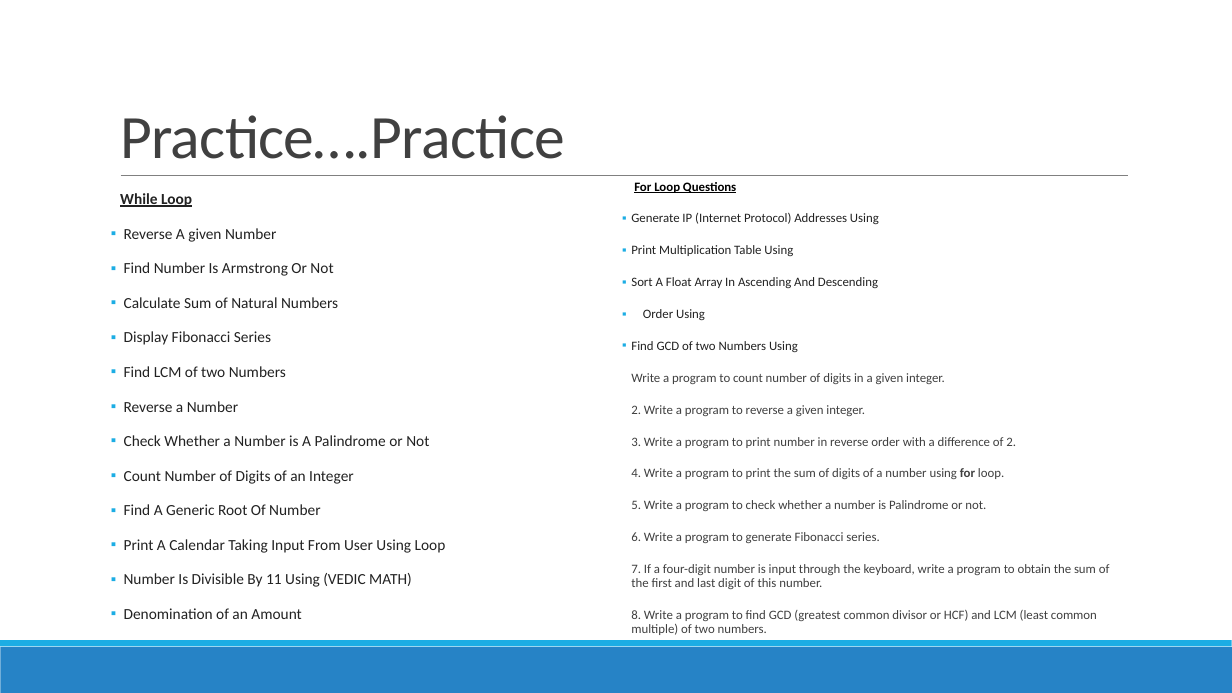
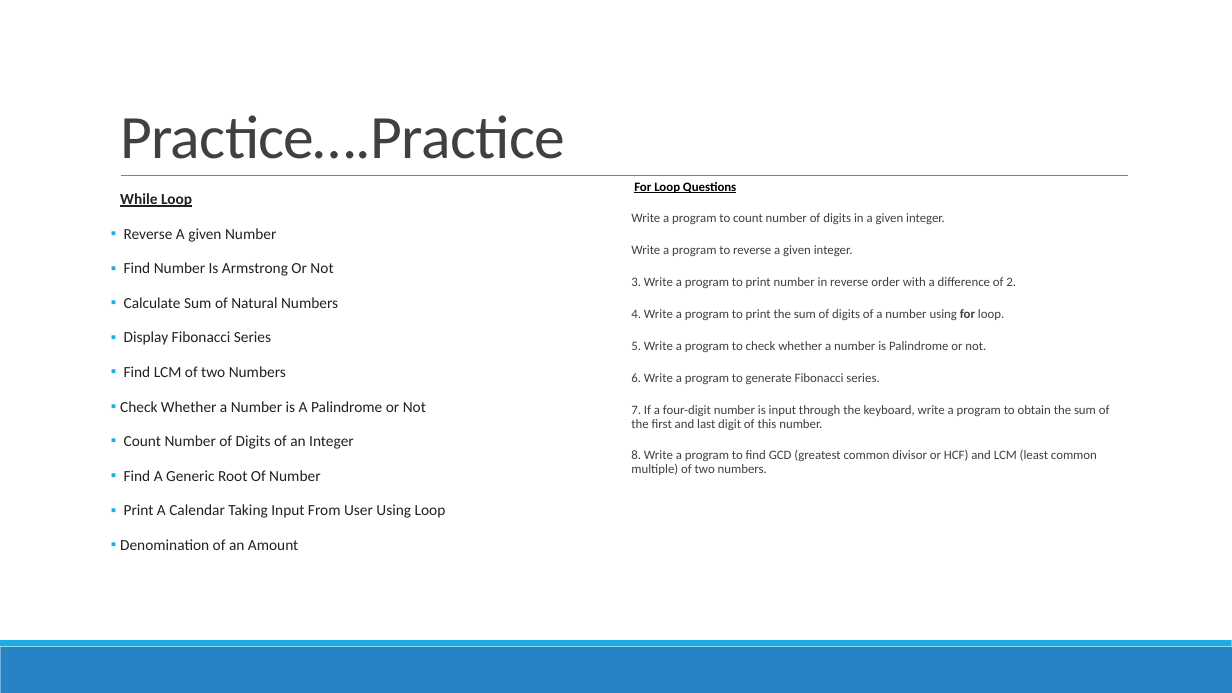
Before and after one commit to TrailBlazed/Python-Learning-Path, a slide deck: slide 8 of 2.Conditional_Statements/2.Conditional_Statements.pptx. Drawn at 1232x693 pixels with LibreOffice and Linux fonts; fonts in the diff are those of the drawing. Boxes give left, top, right and bottom in pixels: in the first picture for what was removed or moved away, otherwise in the second. Text is boxed around its words. In the diff, an @@ line names an element or a change of style, - is before the commit and + after.

```diff
--- a/2.Conditional_Statements/2.Conditional_Statements.pptx
+++ b/2.Conditional_Statements/2.Conditional_Statements.pptx
@@ text at (x1=631, y1=213, x2=879, y2=352): paragraphs removed @@
-▪ Generate IP (Internet Protocol) Addresses Using
-▪ Print Multiplication Table Using
-▪ Sort A Float Array In Ascending And Descending
-▪ Order Using
-▪ Find GCD of two Numbers Using
@@ text at (x1=631, y1=245, x2=853, y2=256): text changed @@
-  2. Write a program to reverse a given integer.
+  Write a program to reverse a given integer.
@@ text at (x1=124, y1=401, x2=238, y2=412): paragraph removed @@
-▪ Reverse a Number
@@ text at (x1=124, y1=573, x2=412, y2=587): paragraph removed @@
-▪ Number Is Divisible By 11 Using (VEDIC MATH)
```
Also in this commit, not shown: 6 other slides changed, 13 other files.
